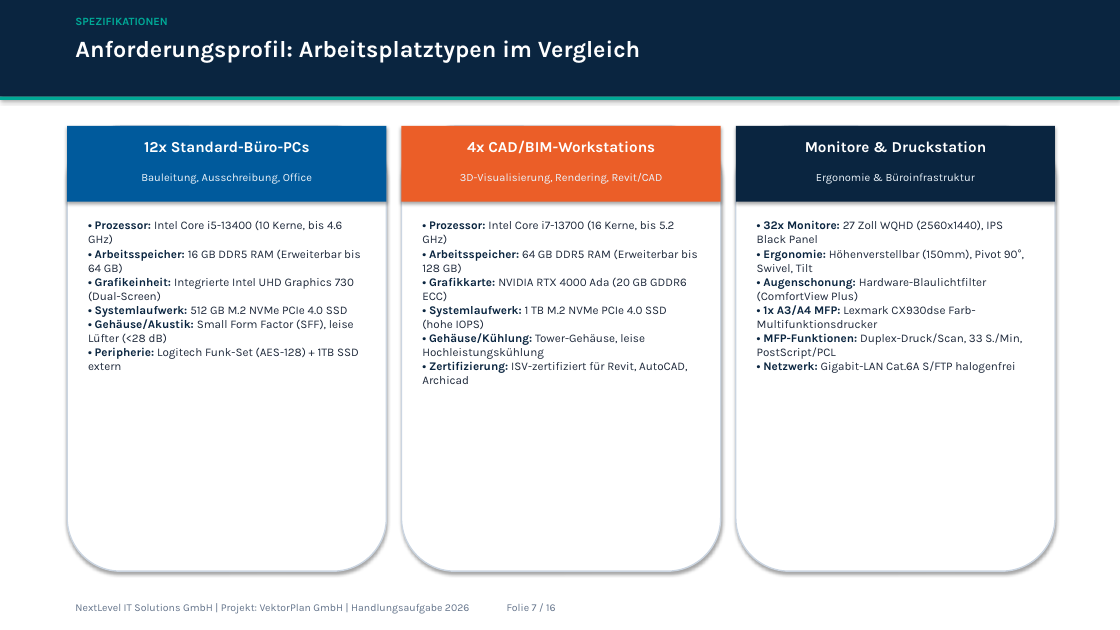
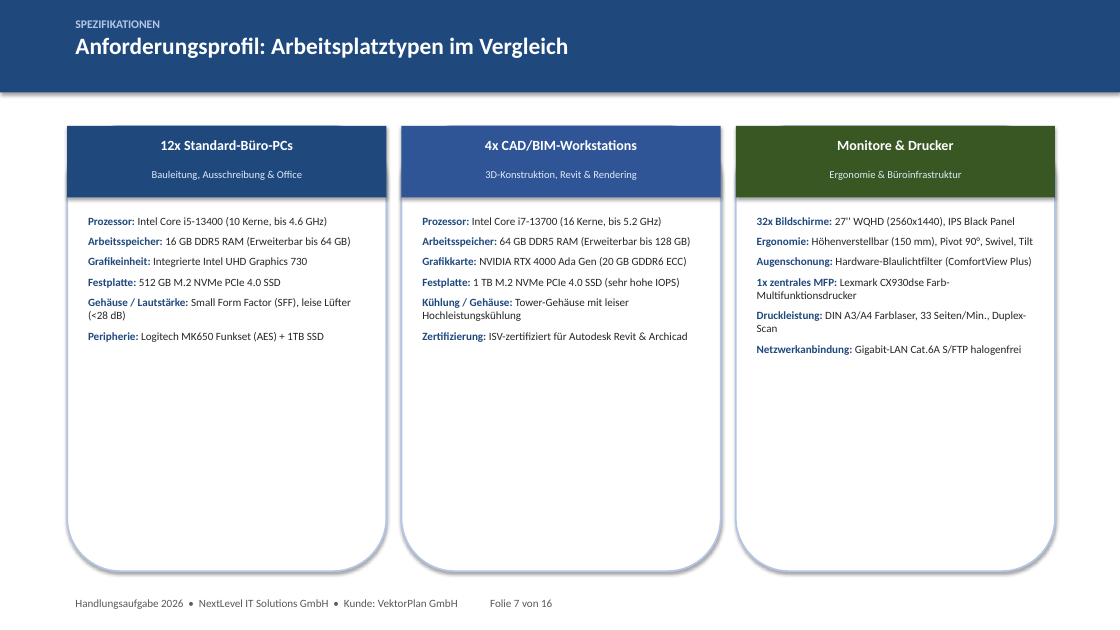
Before and after one commit to kluthjan/projekt_handlungsaufgabe, a slide deck: slide 7 of docs/08_Projektabschluss/Abschlusspraesentation_VektorPlan.pptx. Drawn at 1120x630 pixels with LibreOffice and Linux fonts; fonts in the diff are those of the drawing. Boxes give left, top, right and bottom in pixels: in the first picture for what was removed or moved away, otherwise in the second. Text is boxed around its words. In the diff, an @@ line names an element or a change of style, - is before the commit and + after.

```diff
--- a/docs/08_Projektabschluss/Abschlusspraesentation_VektorPlan.pptx
+++ b/docs/08_Projektabschluss/Abschlusspraesentation_VektorPlan.pptx
@@ rectangle: place and size @@
-rectangle at <box>0,0,1120,97</box>
+rectangle at <box>0,0,1120,92</box>
@@ rectangle at <box>0,0,1120,92</box>: fill #0A2540 to #1F497D @@
@@ text "SPEZIFIKATIONEN": place and size @@
-text "SPEZIFIKATIONEN" at <box>75,40,640,63</box>
+text "SPEZIFIKATIONEN" at <box>75,20,568,58</box>
@@ text at <box>75,20,160,28</box>: paragraph added @@
+SPEZIFIKATIONEN
@@ text removed at <box>75,18,167,25</box> @@
-SPEZIFIKATIONEN
@@ text at <box>75,37,568,58</box>: font Karla to Calibri in "Anforderungsprofil: Arbeitsplatztypen im Vergleich" @@
@@ rectangle removed at <box>0,97,1120,100</box> @@
@@ text "12x Standard-Büro-PCs" at <box>160,140,293,150</box>: size 13 to 12 pt, font Karla to Calibri @@
@@ rectangle: place and size @@
-rectangle at <box>67,126,386,202</box>
+rectangle at <box>67,126,386,197</box>
@@ rectangle at <box>67,126,386,197</box>: fill #005A9C to #1F497D @@
@@ text "4x CAD/BIM-Workstations" at <box>485,140,637,151</box>: size 13 to 12 pt, font Karla to Calibri @@
@@ rectangle: place and size @@
-rectangle at <box>402,126,721,202</box>
+rectangle at <box>402,126,721,197</box>
@@ rectangle at <box>402,126,721,197</box>: fill #EB5E28 to #2F5597 @@
@@ outline #CBD5E1 1.2 pt to #B4C6E7 1.5 pt in 3 elements at <box>67,126,386,571</box>, <box>402,126,721,571</box>, <box>736,126,1055,571</box> @@
@@ rectangle: place and size @@
-rectangle at <box>736,126,1055,202</box>
+rectangle at <box>736,126,1055,197</box>
@@ rectangle at <box>736,126,1055,197</box>: fill #0A2540 to #385723 @@
@@ text at <box>837,140,953,150</box>: text changed; size 13 to 12 pt; font Karla to Calibri @@
-Monitore & Druckstation
+Monitore & Drucker
@@ text at <box>152,170,302,180</box>: text changed; size 9.5 to 9 pt; font Karla to Calibri; text colour #EBF3FA to #DEEBF7 @@
-Bauleitung, Ausschreibung, Office
+Bauleitung, Ausschreibung & Office
@@ text at <box>485,170,637,180</box>: text changed; size 9.5 to 9 pt; font Karla to Calibri; text colour #EBF3FA to #DEEBF7 @@
-3D-Visualisierung, Rendering, Revit/CAD
+3D-Konstruktion, Revit & Rendering
@@ text "Ergonomie & Büroinfrastruktur" at <box>829,171,961,180</box>: size 9.5 to 9 pt, font Karla to Calibri, text colour #EBF3FA to #DEEBF7 @@
@@ text at <box>88,217,350,342</box>: text changed; size 10 to 9.5 pt; font Karla to Calibri; text colour #1E293B to #262626 @@
-• Prozessor: Intel Core i5-13400 (10 Kerne, bis 4.6 GHz)
-• Arbeitsspeicher: 16 GB DDR5 RAM (Erweiterbar bis 64 GB)
-• Grafikeinheit: Integrierte Intel UHD Graphics 730 (Dual-Screen)
-• Systemlaufwerk: 512 GB M.2 NVMe PCIe 4.0 SSD
-• Gehäuse/Akustik: Small Form Factor (SFF), leise Lüfter (<28 dB)
-• Peripherie: Logitech Funk-Set (AES-128) + 1TB SSD extern
+Prozessor: Intel Core i5-13400 (10 Kerne, bis 4.6 GHz)
+Arbeitsspeicher: 16 GB DDR5 RAM (Erweiterbar bis 64 GB)
+Grafikeinheit: Integrierte Intel UHD Graphics 730
+Festplatte: 512 GB M.2 NVMe PCIe 4.0 SSD
+Gehäuse / Lautstärke: Small Form Factor (SFF), leise Lüfter (<28 dB)
+Peripherie: Logitech MK650 Funkset (AES) + 1TB SSD
@@ text at <box>422,217,690,342</box>: text changed; size 10 to 9.5 pt; font Karla to Calibri; text colour #1E293B to #262626 @@
-• Prozessor: Intel Core i7-13700 (16 Kerne, bis 5.2 GHz)
-• Arbeitsspeicher: 64 GB DDR5 RAM (Erweiterbar bis 128 GB)
-• Grafikkarte: NVIDIA RTX 4000 Ada (20 GB GDDR6 ECC)
-• Systemlaufwerk: 1 TB M.2 NVMe PCIe 4.0 SSD (hohe IOPS)
-• Gehäuse/Kühlung: Tower-Gehäuse, leise Hochleistungskühlung
-• Zertifizierung: ISV-zertifiziert für Revit, AutoCAD, Archicad
+Prozessor: Intel Core i7-13700 (16 Kerne, bis 5.2 GHz)
+Arbeitsspeicher: 64 GB DDR5 RAM (Erweiterbar bis 128 GB)
+Grafikkarte: NVIDIA RTX 4000 Ada Gen (20 GB GDDR6 ECC)
+Festplatte: 1 TB M.2 NVMe PCIe 4.0 SSD (sehr hohe IOPS)
+Kühlung / Gehäuse: Tower-Gehäuse mit leiser Hochleistungskühlung
+Zertifizierung: ISV-zertifiziert für Autodesk Revit & Archicad
@@ text at <box>757,217,1033,355</box>: text changed; size 10 to 9.5 pt; font Karla to Calibri; text colour #1E293B to #262626 @@
-• 32x Monitore: 27 Zoll WQHD (2560x1440), IPS Black Panel
-• Ergonomie: Höhenverstellbar (150mm), Pivot 90°, Swivel, Tilt
-• Augenschonung: Hardware-Blaulichtfilter (ComfortView Plus)
-• 1x A3/A4 MFP: Lexmark CX930dse Farb-Multifunktionsdrucker
-• MFP-Funktionen: Duplex-Druck/Scan, 33 S./Min, PostScript/PCL
-• Netzwerk: Gigabit-LAN Cat.6A S/FTP halogenfrei
+32x Bildschirme: 27'' WQHD (2560x1440), IPS Black Panel
+Ergonomie: Höhenverstellbar (150 mm), Pivot 90°, Swivel, Tilt
+Augenschonung: Hardware-Blaulichtfilter (ComfortView Plus)
+1x zentrales MFP: Lexmark CX930dse Farb-Multifunktionsdrucker
+Druckleistung: DIN A3/A4 Farblaser, 33 Seiten/Min., Duplex-Scan
+Netzwerkanbindung: Gigabit-LAN Cat.6A S/FTP halogenfrei
@@ text at <box>75,599,552,609</box>: text changed; size 9 to 9.5 pt; font Karla to Calibri; text colour #64748B to #595959 @@
-NextLevel IT Solutions GmbH | Projekt: VektorPlan GmbH | Handlungsaufgabe 2026 Folie 7 / 16
+Handlungsaufgabe 2026 • NextLevel IT Solutions GmbH • Kunde: VektorPlan GmbH Folie 7 von 16
```
Also in this commit, not shown: 12 other slides changed, 3 slides added, 3 slides removed, 4 other files.
